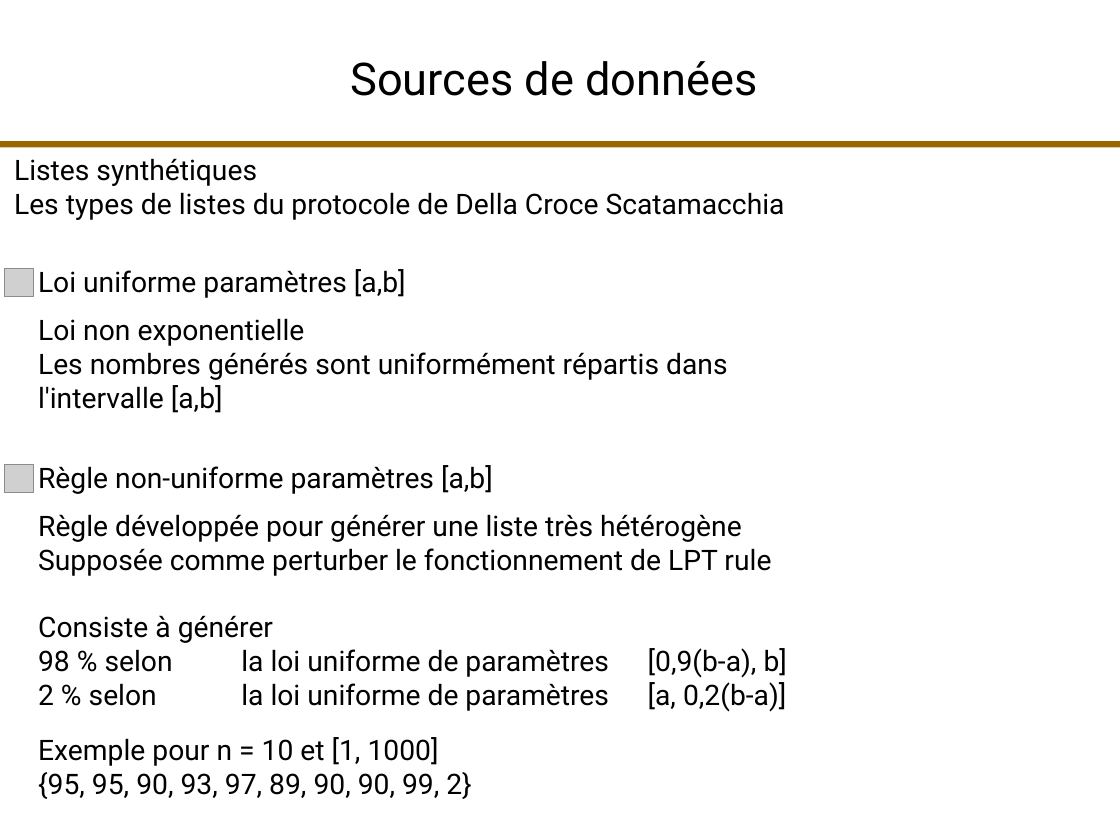
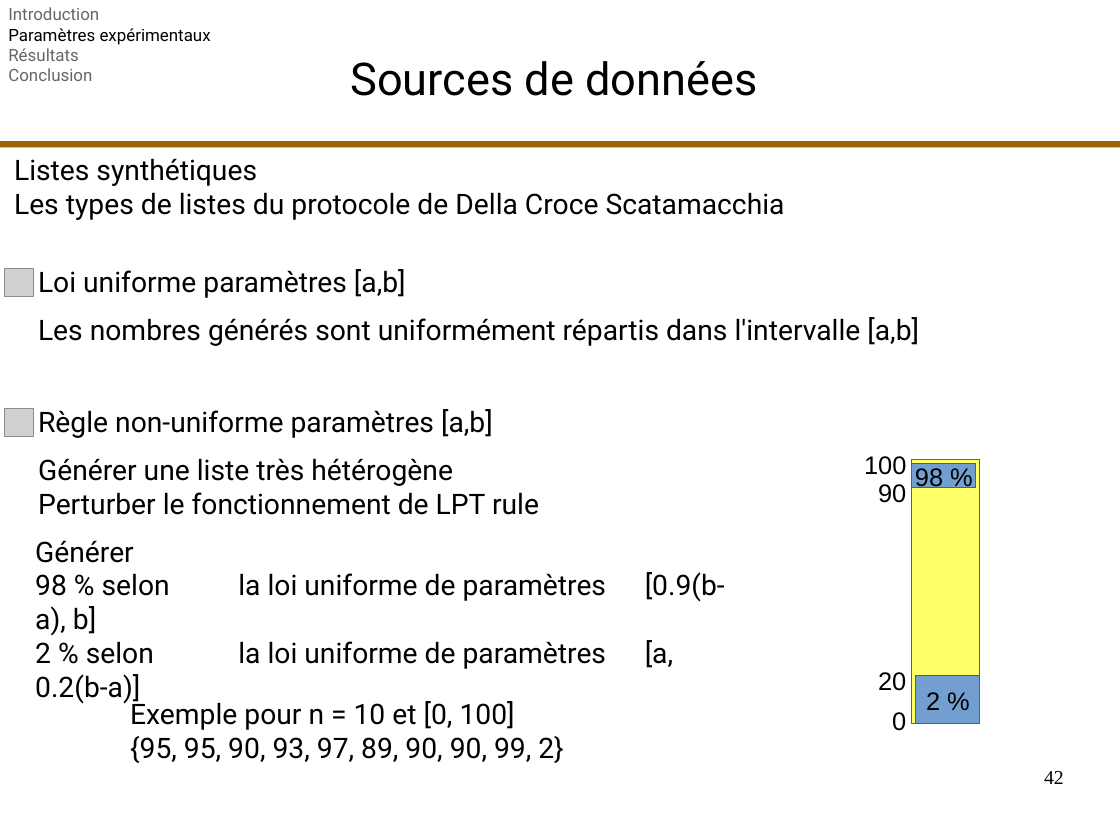
Before and after one commit to fColas68/eprLPT, a slide deck: slide 42 of presentation/presentation.odp (slide 46 before the commit). Drawn at 1120x840 pixels with LibreOffice and Linux fonts; fonts in the diff are those of the drawing; grey boxes stand for pictures. Boxes give left, top, right and bottom in pixels: in the first picture for what was removed or moved away, otherwise in the second. Text is boxed around its words. In the diff, an @@ line names an element or a change of style, - is before the commit and + after.

```diff
--- a/presentation/presentation.odp
+++ b/presentation/presentation.odp
@@ text added at [8,7,211,81], 12 pt, text #666666 @@
+Introduction
+Paramètres expérimentaux
+Résultats
+Conclusion
@@ text at [38,318,305,346]: paragraph removed @@
-Loi non exponentielle
@@ picture: place and size @@
-picture at [4,464,33,493]
+picture at [4,409,33,437]
@@ text "Règle non-uniforme paramètres [a,b]": place and size @@
-text "Règle non-uniforme paramètres [a,b]" at [38,465,493,494]
+text "Règle non-uniforme paramètres [a,b]" at [38,409,493,438]
@@ text added at [38,458,539,515], 20 pt, text #000000 @@
+Générer une liste très hétérogène
+Perturber le fonctionnement de LPT rule
@@ text added at [864,456,906,475], 18 pt, text #000000 @@
+100
@@ rectangle added at [913,460,981,725], fill #FFFF66, outline #3465A4 0 pt @@
@@ rectangle added at [913,464,977,489], fill #729FCF, outline #3465A4 0 pt, 18 pt, text #000000 @@
+98 %
@@ text added at [878,484,906,503], 18 pt, text #000000 @@
+90
@@ text at [35,540,606,704]: text changed @@
-Règle développée pour générer une liste très hétérogène
-Supposée comme perturber le fonctionnement de LPT rule
-Consiste à générer
-98 % selon la loi uniforme de paramètres [0,9(b-a), b]
-2 % selon la loi uniforme de paramètres [a, 0,2(b-a)]
+Générer
+98 % selon la loi uniforme de paramètres [0.9(b-a), b]
+2 % selon la loi uniforme de paramètres [a, 0.2(b-a)]
@@ text added at [878,672,906,691], 18 pt, text #000000 @@
+20
@@ rectangle added at [917,676,981,724], fill #729FCF, outline #3465A4 0 pt, 18 pt, text #000000 @@
+2 %
@@ text at [130,698,563,763]: text changed @@
-Exemple pour n = 10 et [1, 1000]
-{95, 95, 90, 93, 97, 89, 90, 90, 99, 2}
+Exemple pour n = 10 et [0, 100]
+{95, 95, 90, 93, 97, 89, 90, 90, 99, 2}
@@ text added at [892,712,906,731], 18 pt, text #000000 @@
+0
@@ page number added at [1044,771,1064,784], 14 pt, text #000000 @@
+42
```
Also in this commit, not shown: 72 other slides changed, 10 slides added, 12 slides removed.
